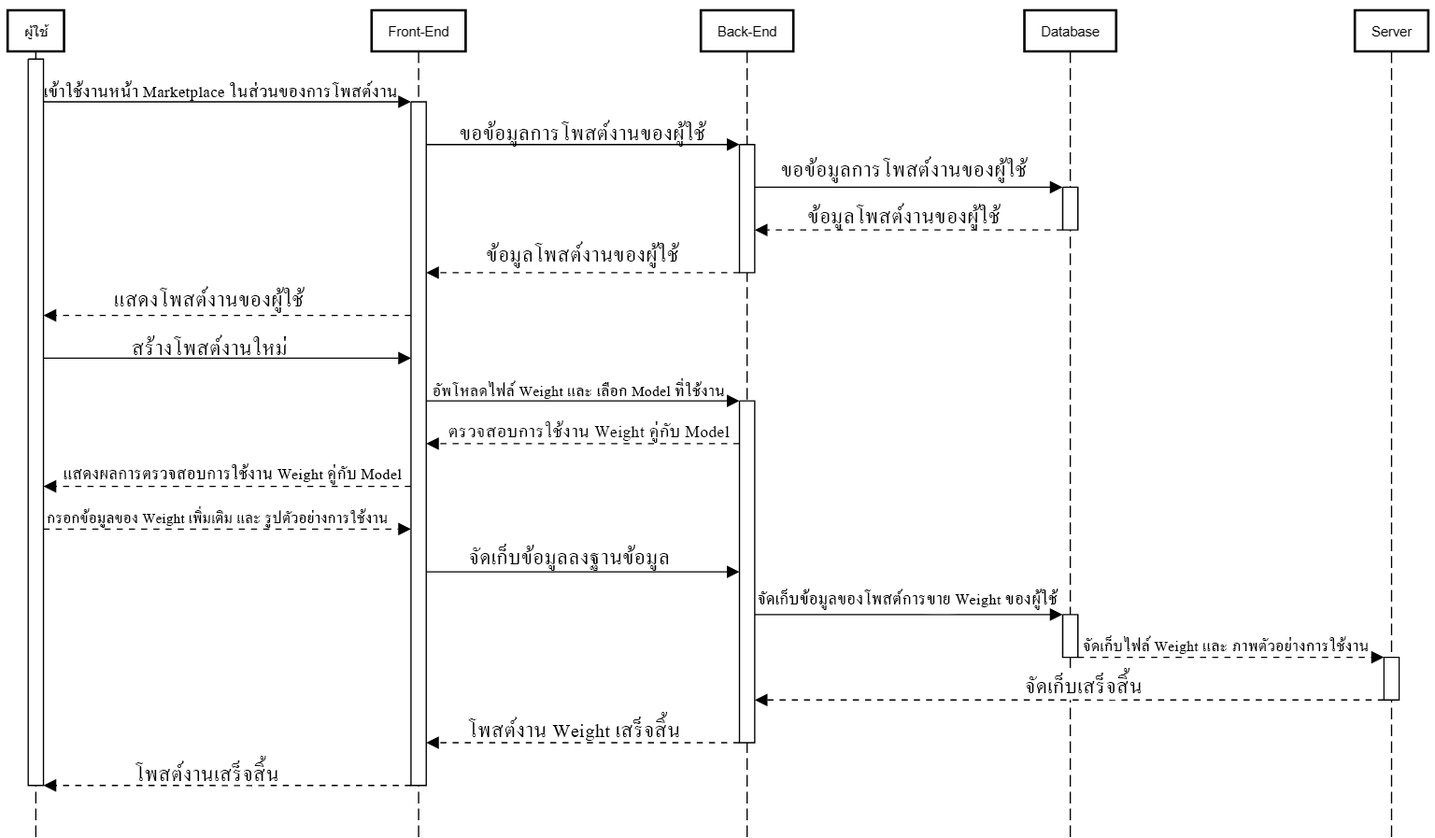
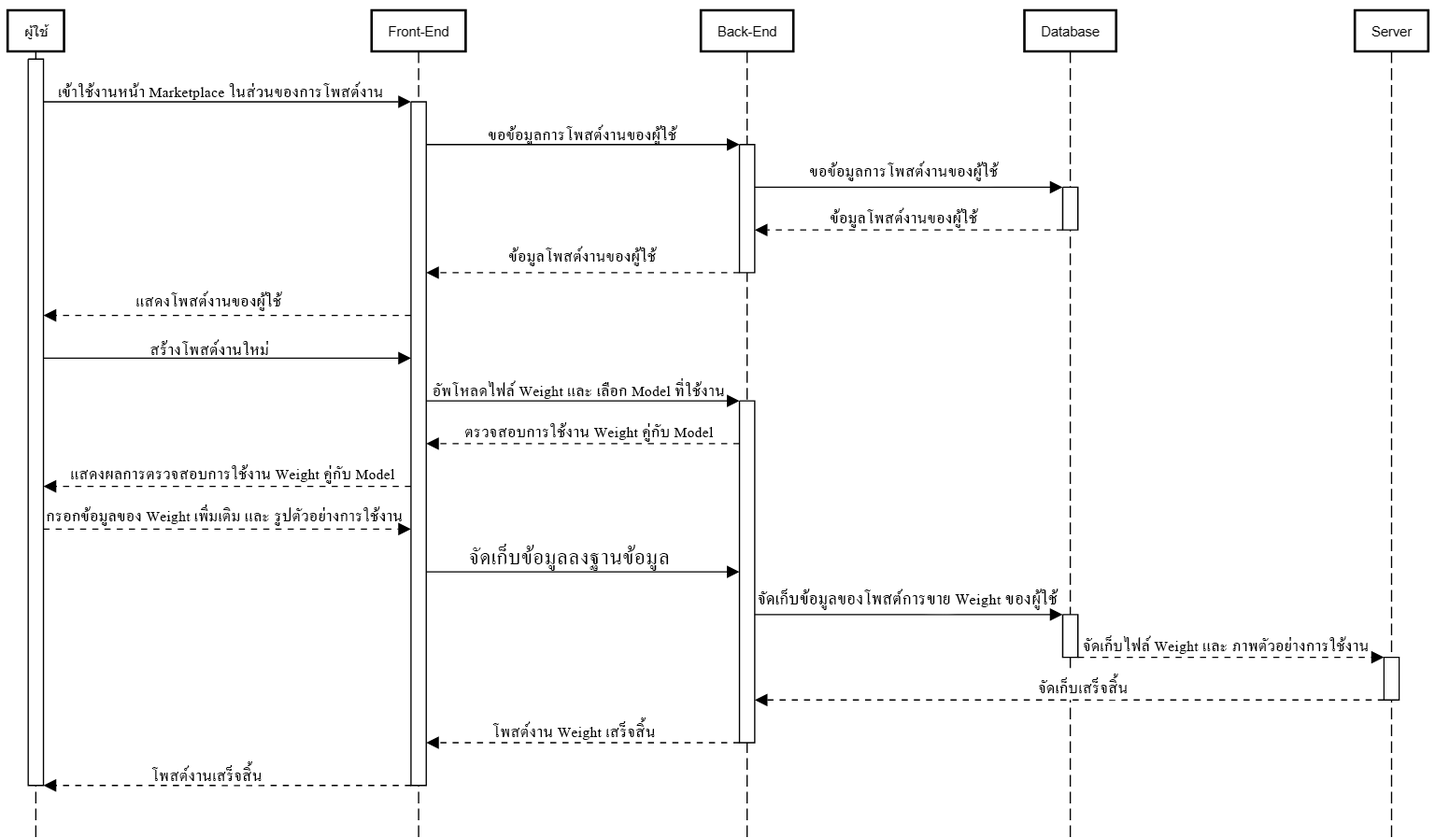
Revision of a layered 1435 x 838 image; what changed, layer by layer:
painted on "สร้างโพสต์งานใหม่" over (132, 334, 287, 356)
painted on "แสดงโพสต์งานของผู้ใช้" over (114, 285, 305, 314)
painted on "ข้อมูลโพสต์งานของผู้ใช้" (1st of 2) over (486, 241, 680, 269)
painted on "ข้อมูลโพสต์งานของผู้ใช้" (2nd of 2) over (808, 202, 1001, 230)
painted on "โพสต์งาน Weight เสร็จสิ้น" over (468, 712, 680, 742)
painted on "โพสต์งานเสร็จสิ้น" over (135, 756, 279, 782)
painted on "จัดเก็บเสร็จสิ้น" over (1026, 668, 1143, 694)
painted on "กรอกข้อมูลของ Weight เพิ่มเติม และ รูปตัวอย่างการใช้งาน" over (46, 504, 402, 529)
painted on "แสดงผลการตรวจสอบการใช้งาน Weight คู่กับ Model" over (63, 463, 402, 486)
painted on "ตรวจสอบการใช้งาน Weight คู่กับ Model" over (448, 420, 730, 443)
painted on "ขอข้อมูลการโพสต์งานของผู้ใช้" (1st of 2) over (781, 156, 1029, 184)
painted on "ขอข้อมูลการโพสต์งานของผู้ใช้" (2nd of 2) over (459, 119, 707, 147)
painted on "เข้าใช้งานหน้า Marketplace ในส่วนของการโพสต์งาน" over (43, 80, 398, 101)
